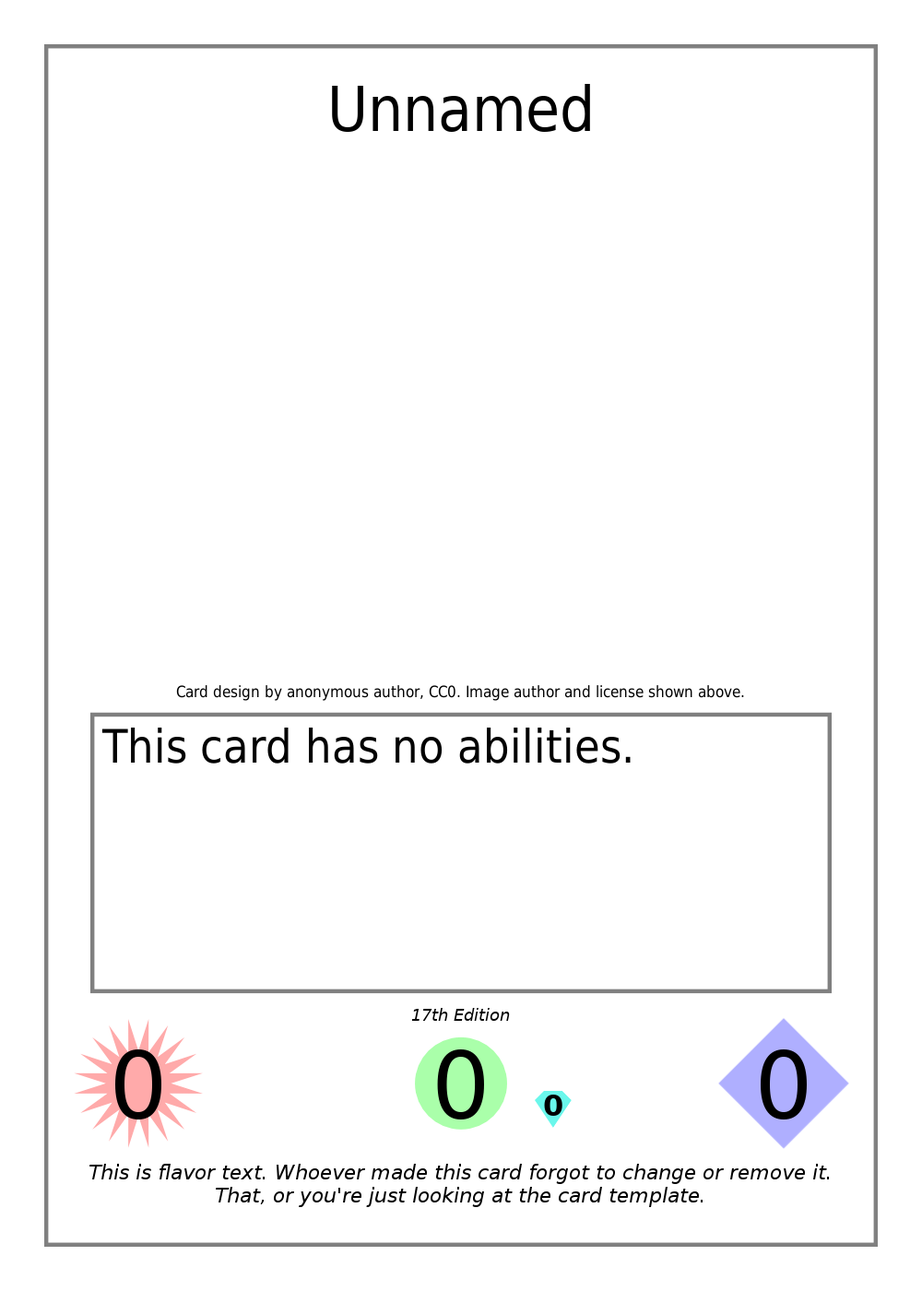
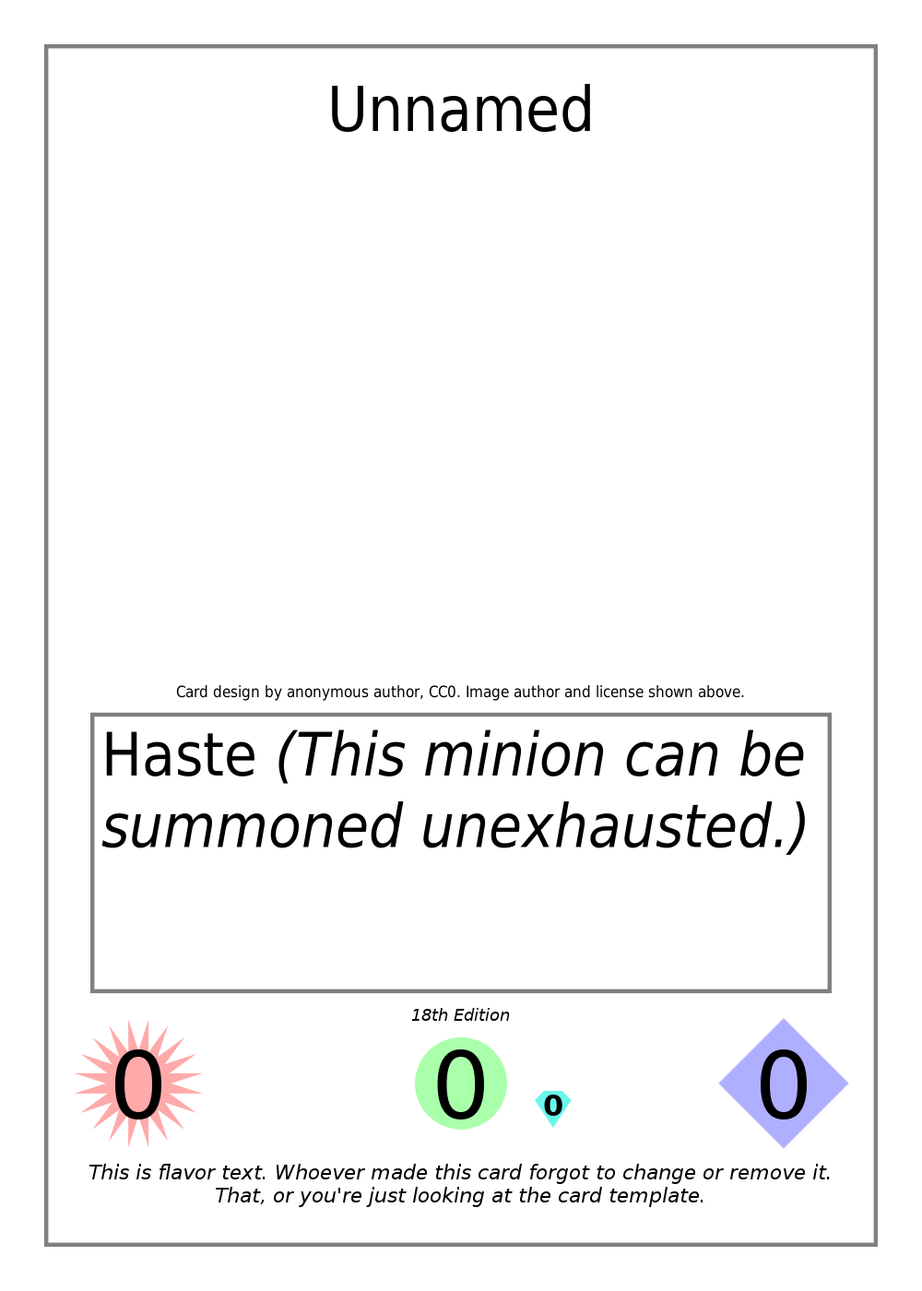
Revision of a layered w=922, h=1291 image; what changed, layer by layer:
painted on "Ability Text" over left=101, top=727, right=806, bottom=857
painted on "Edition Indicator" over left=421, top=1009, right=433, bottom=1022
